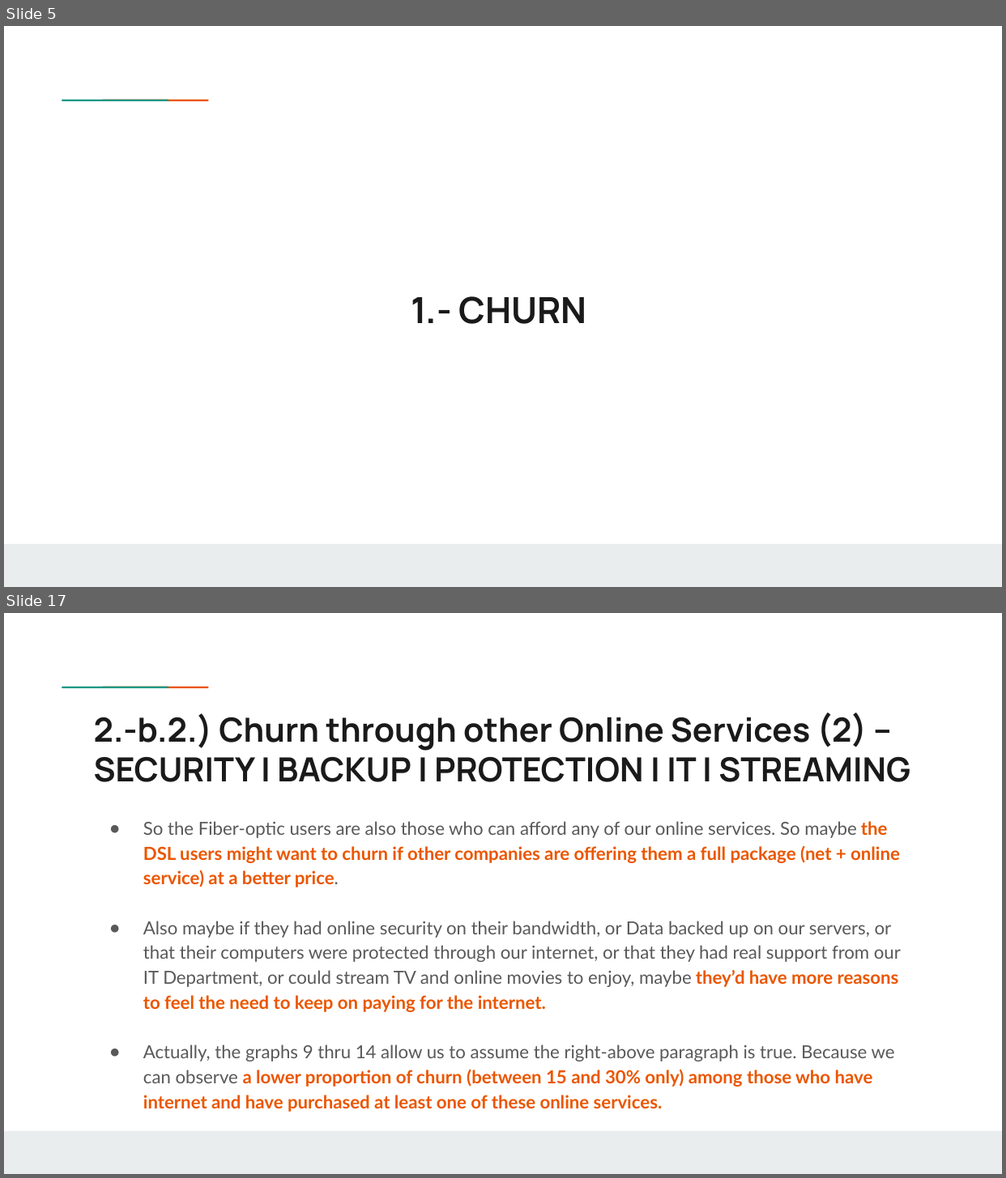
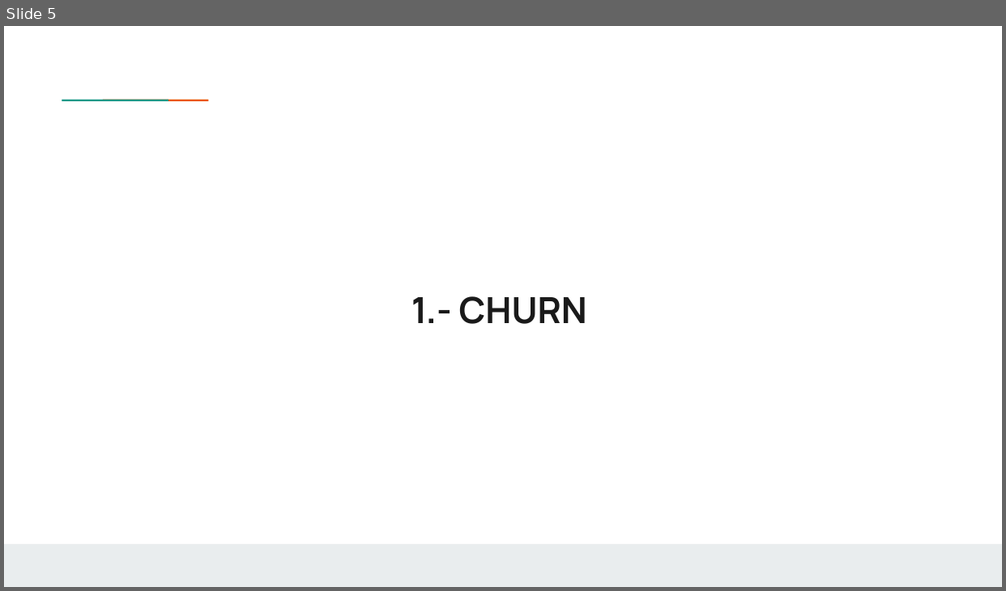
Before and after one commit to weinerkervens/churn_analysis, a slide deck: presentation.pptx. Shown one above the other, each under a label of ours: slides 5 and 17 before the commit, slide 5 after it; the slides between them are not shown. The pictures are 1006x1178 and 1006x591 pixels, drawn with LibreOffice and Linux fonts; fonts in the diff are those of the drawing; background and template pictures are left out. Boxes give left, top, right and bottom in pixels: in the first picture for what was removed or moved away, otherwise in the second. Text is boxed around its words. In the diff, an @@ line names an element or a change of style, - is before the commit and + after.

```diff
--- a/presentation.pptx
+++ b/presentation.pptx
@@ slide 17 removed at [4,613,1002,1174], background #FFFFFF; not listed: 3 template elements that a slide beside it also shows @@
@@ title removed at [94,713,910,782] @@
-2.-b.2.) Churn through other Online Services (2) – SECURITY | BACKUP | PROTECTION | IT | STREAMING
@@ text removed at [143,821,901,1112] @@
-● So the Fiber-optic users are also those who can afford any of our online services. So maybe the DSL users might want to churn if other companies are offering them a full package (net + online service) at a better price.
-● Also maybe if they had online security on their bandwidth, or Data backed up on our servers, or that their computers were protected through our internet, or that they had real support from our IT Department, or could stream TV and online movies to enjoy, maybe they’d have more reasons to feel the need to keep on paying for the internet.
-● Actually, the graphs 9 thru 14 allow us to assume the right-above paragraph is true. Because we can observe a lower proportion of churn (between 15 and 30% only) among those who have internet and have purchased at least one of these online services.
```
Also in this commit, not shown: 1 slide changed, 1 slide added, 25 other slides removed.
